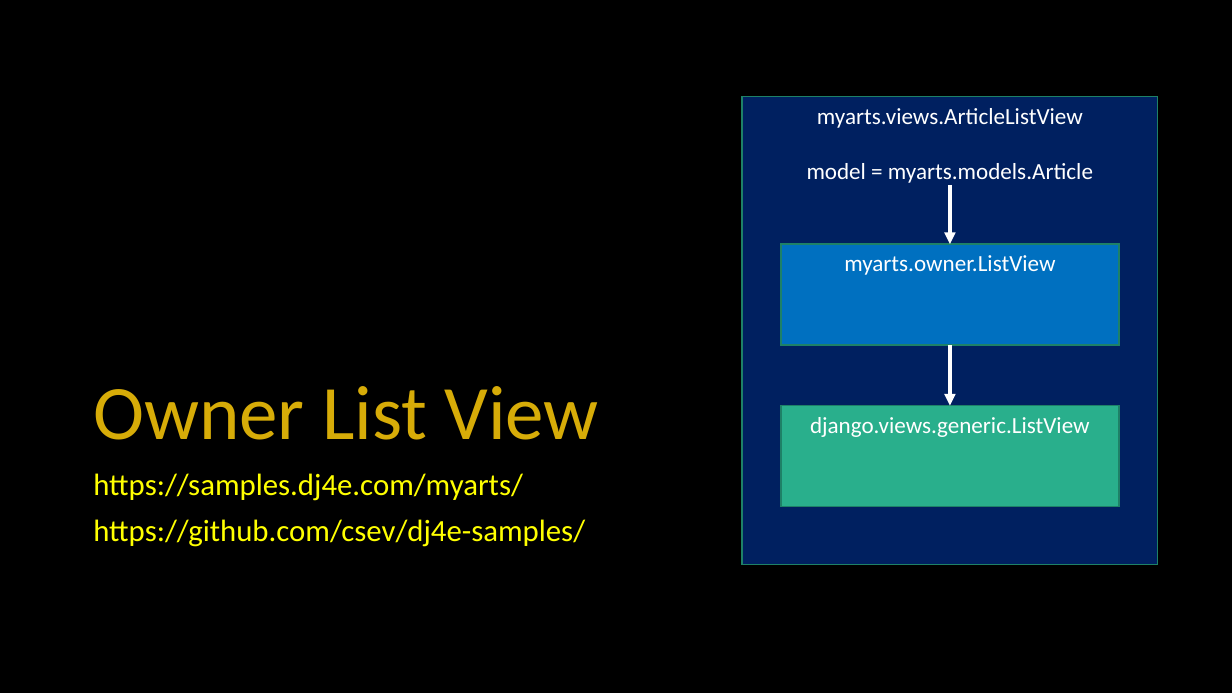
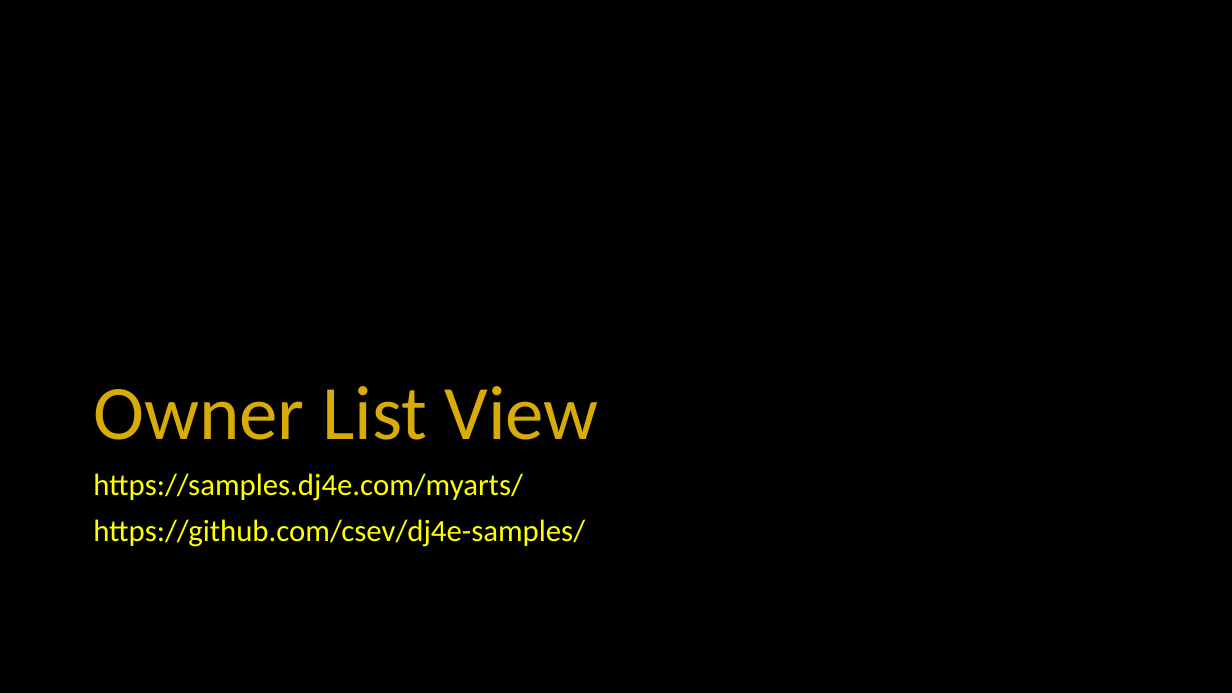
Before and after one commit to csev/dj4e, a slide deck: slide 13 of lectures/DJ-12-Owned-Rows.pptx (slide 12 before the commit). Drawn at 1232x693 pixels with LibreOffice and Linux fonts; fonts in the diff are those of the drawing. Boxes give left, top, right and bottom in pixels: in the first picture for what was removed or moved away, otherwise in the second. Text is boxed around its words. In the diff, an @@ line names an element or a change of style, - is before the commit and + after.

```diff
--- a/lectures/DJ-12-Owned-Rows.pptx
+++ b/lectures/DJ-12-Owned-Rows.pptx
@@ rectangle removed at (742, 97, 1158, 565) @@
-myarts.views.ArticleListView
-model = myarts.models.Article
@@ arrow removed from (950, 185) to (950, 244) @@
@@ rectangle removed at (781, 244, 1119, 345) @@
-myarts.owner.ListView
@@ arrow removed from (950, 345) to (950, 406) @@
@@ rectangle removed at (781, 406, 1119, 506) @@
-django.views.generic.ListView
```
Also in this commit, not shown: 3 other slides changed, 2 slides added, 1 slide removed, 1 other file.
